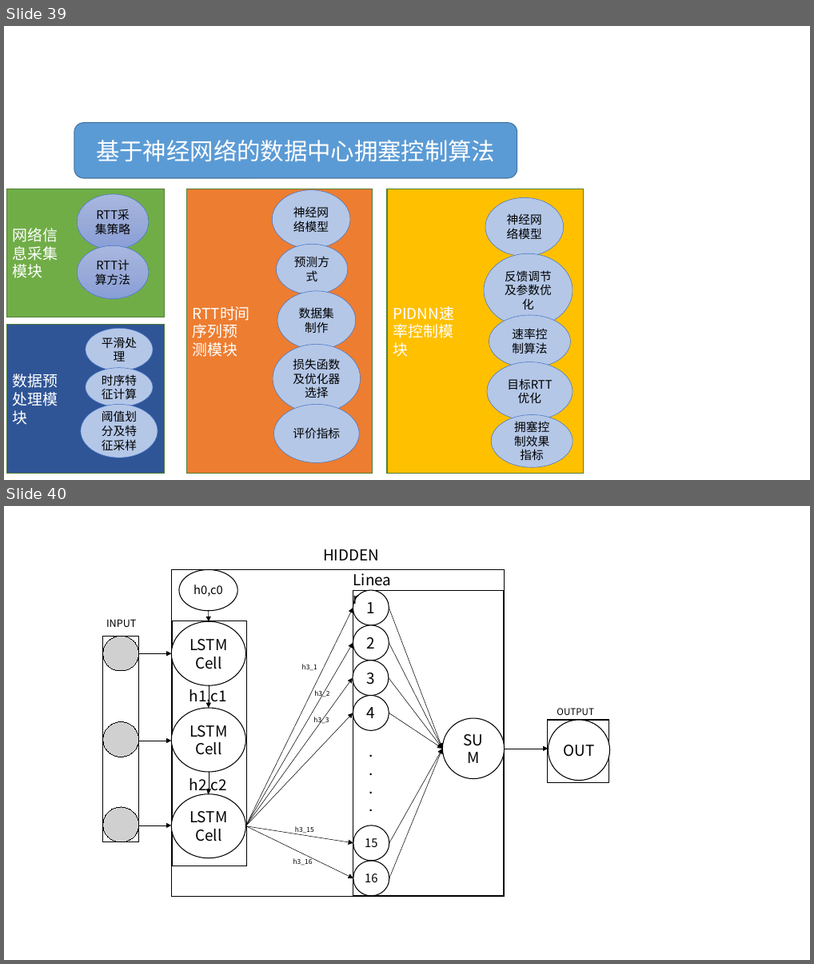
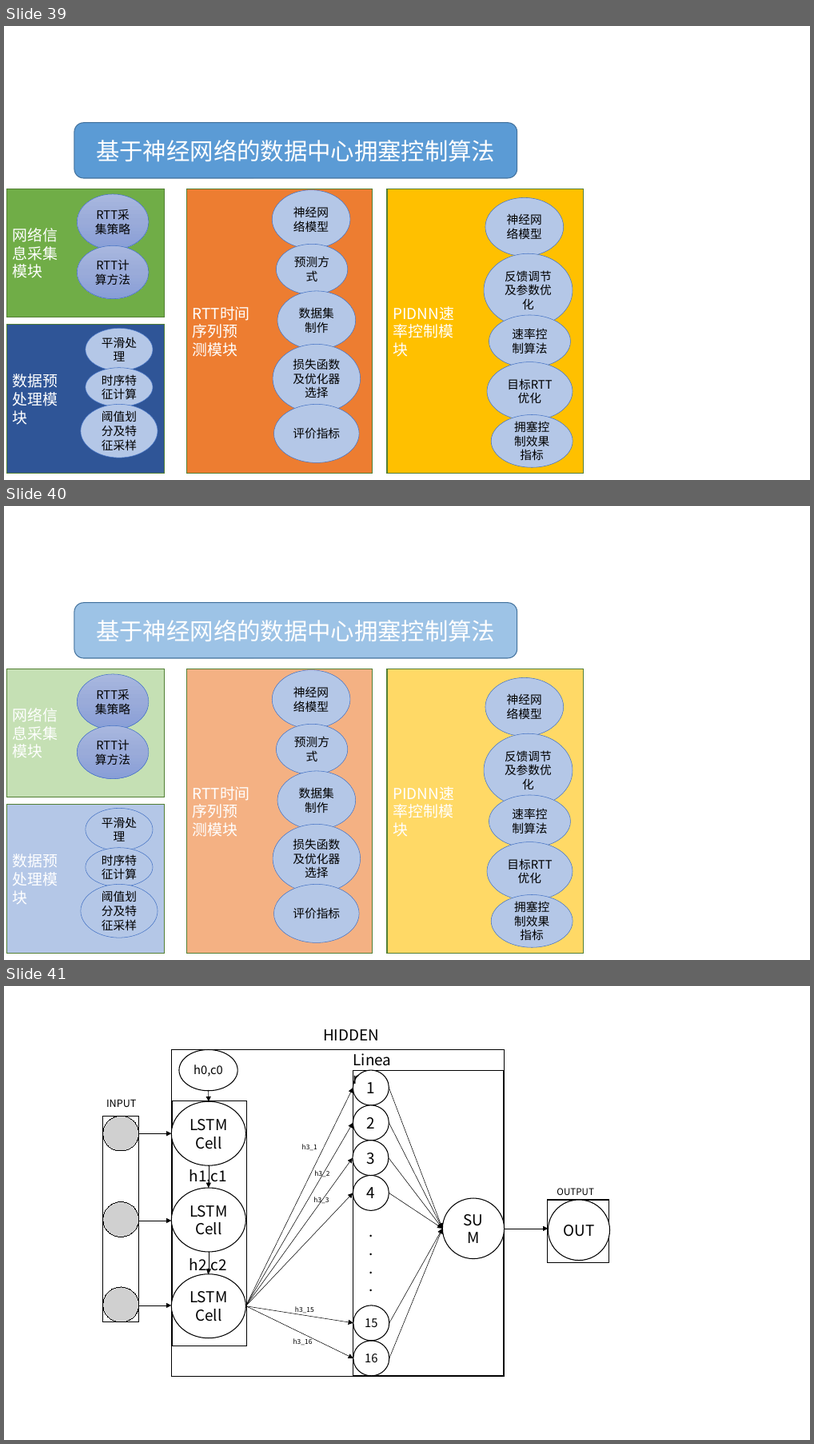
Before and after one commit to JinPeng-Zhang/DCN-LSTM_PID-congestion-control, a slide deck: paper/毕设思路 [自动保存的] [自动保存的].pptx. Shown one above the other, each under a label of ours: slides 39 and 40 before the commit, slides 39, 40 and 41 after it. The pictures are 814x964 and 814x1444 pixels, drawn with LibreOffice and Linux fonts; fonts in the diff are those of the drawing; grey boxes stand for pictures. Boxes give left, top, right and bottom in pixels: in the first picture for what was removed or moved away, otherwise in the second. Text is boxed around its words. In the diff, an @@ line names an element or a change of style, - is before the commit and + after.

```diff
--- a/paper/毕设思路 [自动保存的] [自动保存的].pptx
+++ b/paper/毕设思路 [自动保存的] [自动保存的].pptx
@@ slide 40 added at [4, 506, 810, 960], background #FFFFFF @@
@@ rounded rectangle added at [74, 603, 518, 659], fill #9DC3E6, outline #43739E 1 pt, 28 pt, text #FFFFFF @@
+基于神经网络的数据中心拥塞控制算法
@@ rectangle added at [7, 669, 165, 797], fill #C5E0B4, outline #538035 1 pt, 18 pt, text #FFFFFF @@
+网络信息采集模块
@@ rectangle added at [186, 669, 373, 954], fill #F4B183, outline #538035 1 pt, 18 pt, text #FFFFFF @@
+RTT时间序列预测模块
@@ ellipse added at [272, 670, 350, 728], fill #B4C7E7, outline #4472C4 0.5 pt, 14 pt, text #000000 @@
+神经网络模型
@@ rectangle added at [387, 669, 584, 954], fill #FFD966, outline #538035 1 pt, 18 pt, text #FFFFFF @@
+PIDNN速率控制模块
@@ ellipse added at [77, 674, 149, 730], fill gradient #A8B7DF to #9AABD9 to #889ED7, outline #4472C4 0.5 pt, 14 pt, text #000000 @@
+RTT采集策略
@@ ellipse added at [486, 678, 563, 736], fill #B4C7E7, outline #4472C4 0.5 pt, 14 pt, text #000000 @@
+神经网络模型
@@ ellipse added at [77, 725, 149, 779], fill gradient #A8B7DF to #9AABD9 to #889ED7, outline #4472C4 0.5 pt, 14 pt, text #000000 @@
+RTT计算方法
@@ ellipse added at [276, 724, 348, 775], fill #B4C7E7, outline #4472C4 0.5 pt, 14 pt, text #000000 @@
+预测方式
@@ ellipse added at [484, 733, 574, 807], fill #B4C7E7, outline #4472C4 0.5 pt, 14 pt, text #000000 @@
+反馈调节及参数优化
@@ ellipse added at [278, 771, 355, 830], fill #B4C7E7, outline #4472C4 0.5 pt, 14 pt, text #000000 @@
+数据集制作
@@ rectangle added at [7, 804, 165, 953], fill #B4C7E7, outline #538035 1 pt, 18 pt, text #FFFFFF @@
+数据预处理模块
@@ ellipse added at [86, 808, 153, 850], fill #B4C7E7, outline #4472C4 0.5 pt, 14 pt, text #000000 @@
+平滑处理
@@ ellipse added at [489, 795, 571, 847], fill #B4C7E7, outline #4472C4 0.5 pt, 14 pt, text #000000 @@
+速率控制算法
@@ ellipse added at [273, 824, 360, 892], fill #B4C7E7, outline #4472C4 0.5 pt, 14 pt, text #000000 @@
+损失函数及优化器选择
@@ ellipse added at [86, 847, 153, 887], fill #B4C7E7, outline #4472C4 0.5 pt, 14 pt, text #000000 @@
+时序特征计算
@@ ellipse added at [487, 842, 574, 900], fill #B4C7E7, outline #4472C4 0.5 pt, 14 pt, text #000000 @@
+目标RTT优化
@@ ellipse added at [81, 884, 158, 937], fill #B4C7E7, outline #4472C4 0.5 pt, 14 pt, text #000000 @@
+阈值划分及特征采样
@@ ellipse added at [274, 884, 359, 943], fill #B4C7E7, outline #4472C4 0.5 pt, 14 pt, text #000000 @@
+评价指标
@@ ellipse added at [491, 894, 574, 947], fill #B4C7E7, outline #4472C4 0.5 pt, 14 pt, text #000000 @@
+拥塞控制效果指标
@@ what was slide 40 is now slide 41 @@
```
Also in this commit, not shown: 6 other files.
